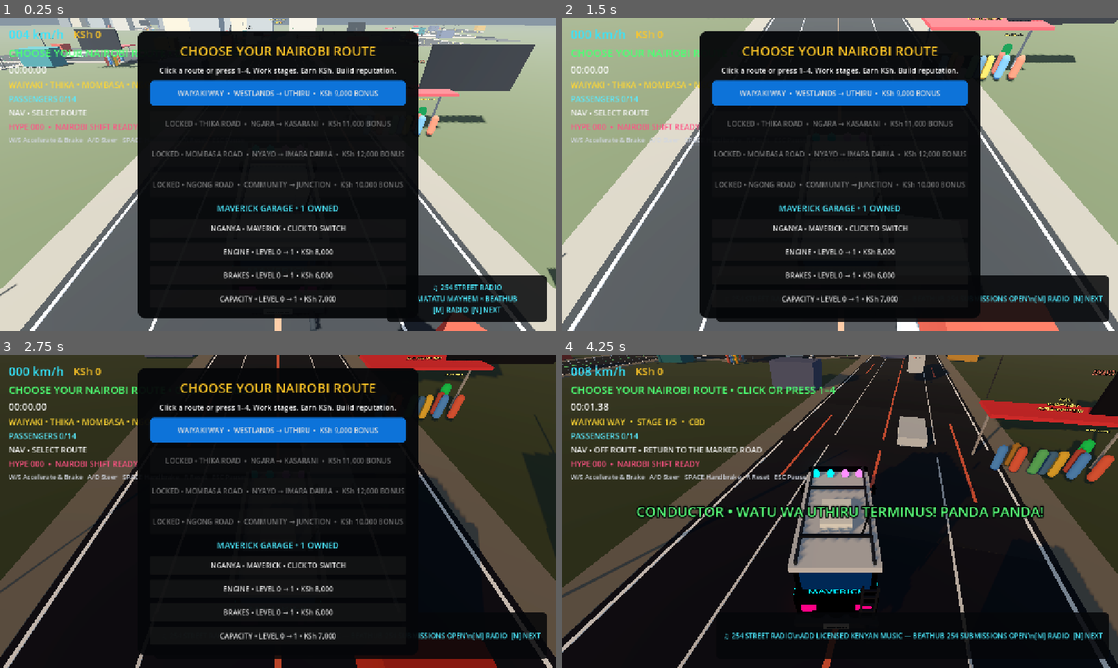
Above: before the commit, frames 1-4 (two rows, left to right).
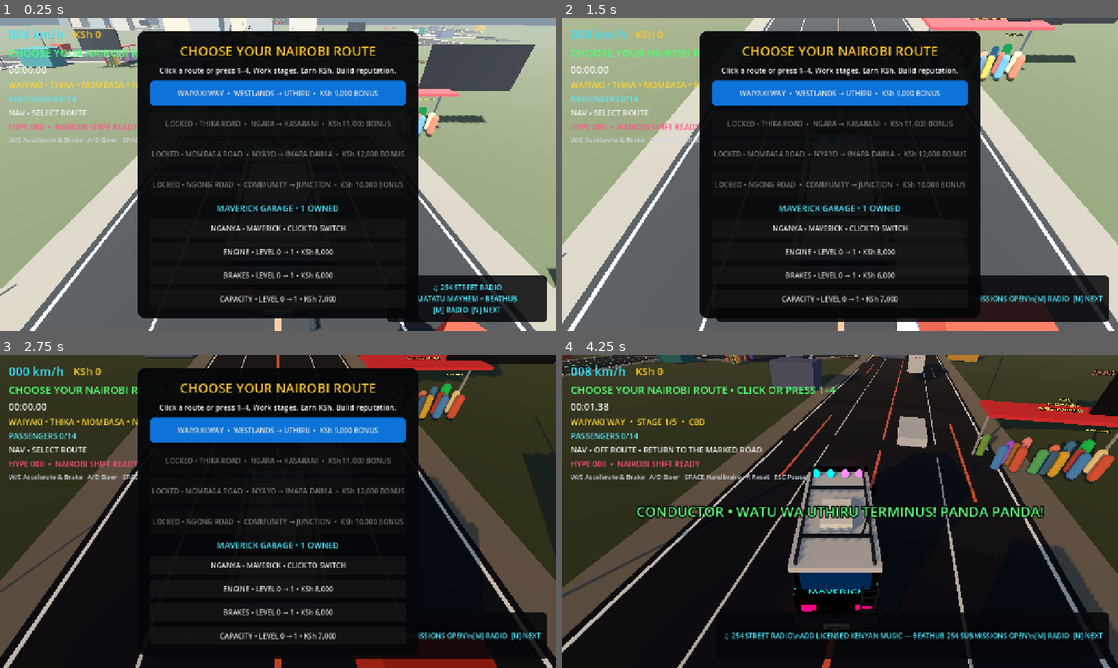
Above: after the commit, the same moments.

Repository: beathubonline-arch/Matatu-Mayhem
Game: Godot game, scene res://scenes/main/Main.tscn
Two runs of this game, one before a commit and one after it. Both use one fixed random seed, a clock stepped at 60 frames per second and the inputs below.
Inputs (mouse positions are in pixels of both pictures, inside the frame that each line leads up to):
- Up to frame 1 (0.25 s): no input
- Up to frame 2 (1.5 s): tap A (steer_left) at 0.5, 1.25 s; move the mouse to (962, 158) at 0.52 s; hold D (steer_right) 0.53-1.28 s; hold N (radio_next) 0.53-1.28 s; click (962, 158) at 0.67 s; move the mouse to (728, 190) at 1.27 s; hold S (brake) from 1.28 s (still down); tap M (radio_toggle) at 1.35 s
- Up to frame 3 (2.75 s): tap A (steer_left) at 2 s; move the mouse to (333, 442) at 2.02 s; release S (brake) at 2.03 s; hold D (steer_right) from 2.03 s (still down); tap L at 2.1 s
- Up to frame 4 (4.25 s): tap A (steer_left) at 2.75 s; move the mouse to (812, 574) at 2.77 s; release D (steer_right) at 2.78 s; hold W (accelerate) 2.78-3.53 s; tap 1 at 2.85 s; click (812, 574) at 2.92 s; move the mouse to (1006, 558) at 3.52 s; hold A (steer_left) from 3.53 s (still down); tap 2 at 3.6 s

The runs differ from the first frame. In frame 1, 0.1% of the frame differs, in the area x 19-80%, y 1-37%; in frame 2, 0.1%; in frame 3, 0.1%; in frame 4, 0.5%, in the area x 30-99%, y 0-39%.

Commit message:
Make passengers visibly board and alight at stages

Diff:
--- a/scripts/environment/CorridorLifeManager.gd
+++ b/scripts/environment/CorridorLifeManager.gd
@@ -10,6 +10,7 @@
 
 var network: NairobiRouteNetwork
 var _movers: Array[CharacterBody3D] = []
+var _stage_people: Dictionary = {}
 
 func _ready() -> void:
 	network = get_node_or_null(network_path) as NairobiRouteNetwork
@@ -22,6 +23,7 @@
 	_spawn_route_minibuses()
 	_spawn_other_corridor_minibuses()
 	_spawn_stage_conductors()
+	_index_stage_people()
 
 func _spawn_waiyaki_people() -> void:
 	var data := network.get_corridor(0)
@@ -259,3 +261,73 @@
 			call.modulate = Color("ffe15a")
 			root.add_child(call)
 			add_child(root)
+
+
+func _index_stage_people() -> void:
+	# Lightweight visible passenger pool for boarding/alighting.
+	for corridor_index in range(network.corridor_count()):
+		for stop_index in range(network.get_corridor(corridor_index)["stops"].size()):
+			var key := "%d:%d" % [corridor_index, stop_index]
+			var people: Array[Node3D] = []
+			var centre: Vector3 = network.get_stage_waiting_position(corridor_index, stop_index)
+			var direction: Vector3 = network.get_stage_direction(corridor_index, stop_index)
+			var right := Vector3(direction.z, 0.0, -direction.x)
+			for i in range(6):
+				var person := MeshInstance3D.new()
+				var mesh := CapsuleMesh.new()
+				mesh.radius = 0.23
+				mesh.height = 1.5
+				person.mesh = mesh
+				person.position = centre + right * (-3.0 + float(i) * 1.15) + direction * float(i % 2) * 0.8 + Vector3.UP * 0.78
+				var mat := StandardMaterial3D.new()
+				var colors: Array[Color] = [Color("e07a5f"),Color("457b9d"),Color("f2cc8f"),Color("6a994e"),Color("9b5de5"),Color("f28482")]
+				mat.albedo_color = colors[(i + stop_index + corridor_index) % colors.size()]
+				person.material_override = mat
+				add_child(person)
+				people.append(person)
+			_stage_people[key] = people
+
+func board_passengers(corridor_index: int, stop_index: int, count: int, vehicle: Node3D) -> void:
+	var key := "%d:%d" % [corridor_index, stop_index]
+	var people: Array = _stage_people.get(key, [])
+	var hidden := 0
+	for person in people:
+		if hidden >= count:
+			break
+		if person is Node3D and person.visible:
+			person.visible = false
+			hidden += 1
+	if vehicle != null:
+		var label := vehicle.get_node_or_null("PassengerLoad") as Label3D
+		if label == null:
+			label = Label3D.new()
+			label.name = "PassengerLoad"
+			label.position = Vector3(0, 2.9, 0.5)
+			label.font_size = 24
+			label.pixel_size = 0.005
+			label.outline_size = 6
+			vehicle.add_child(label)
+		label.text = "%d PASSENGERS" % count
+		label.modulate = Color("ffe15a")
+
+func alight_passengers(corridor_index: int, stop_index: int, count: int, vehicle: Node3D) -> void:
+	if count <= 0:
+		return
+	var centre: Vector3 = network.get_stage_waiting_position(corridor_index, stop_index)
+	var direction: Vector3 = network.get_stage_direction(corridor_index, stop_index)
+	var right := Vector3(direction.z, 0.0, -direction.x)
+	for i in range(mini(count, 6)):
+		var person := MeshInstance3D.new()
+		var mesh := CapsuleMesh.new()
+		mesh.radius = 0.23
+		mesh.height = 1.5
+		person.mesh = mesh
+		person.position = centre + right * (4.0 + float(i) * 0.8) + direction * float(i % 2) + Vector3.UP * 0.78
+		var mat := StandardMaterial3D.new()
+		mat.albedo_color = [Color("e76f51"),Color("2a9d8f"),Color("e9c46a"),Color("577590")][i % 4]
+		person.material_override = mat
+		add_child(person)
+	if vehicle != null:
+		var label := vehicle.get_node_or_null("PassengerLoad") as Label3D
+		if label != null:
+			label.text = "PASSENGERS ALIGHTING"
